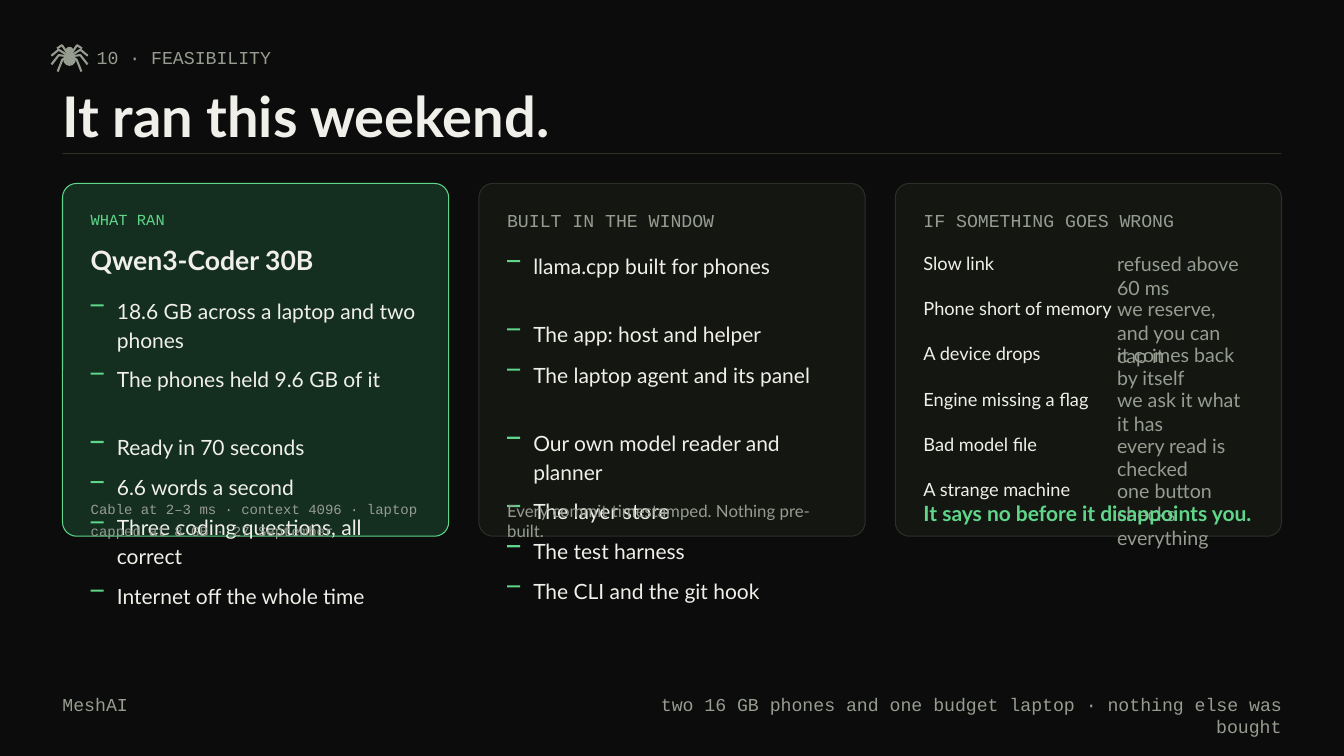
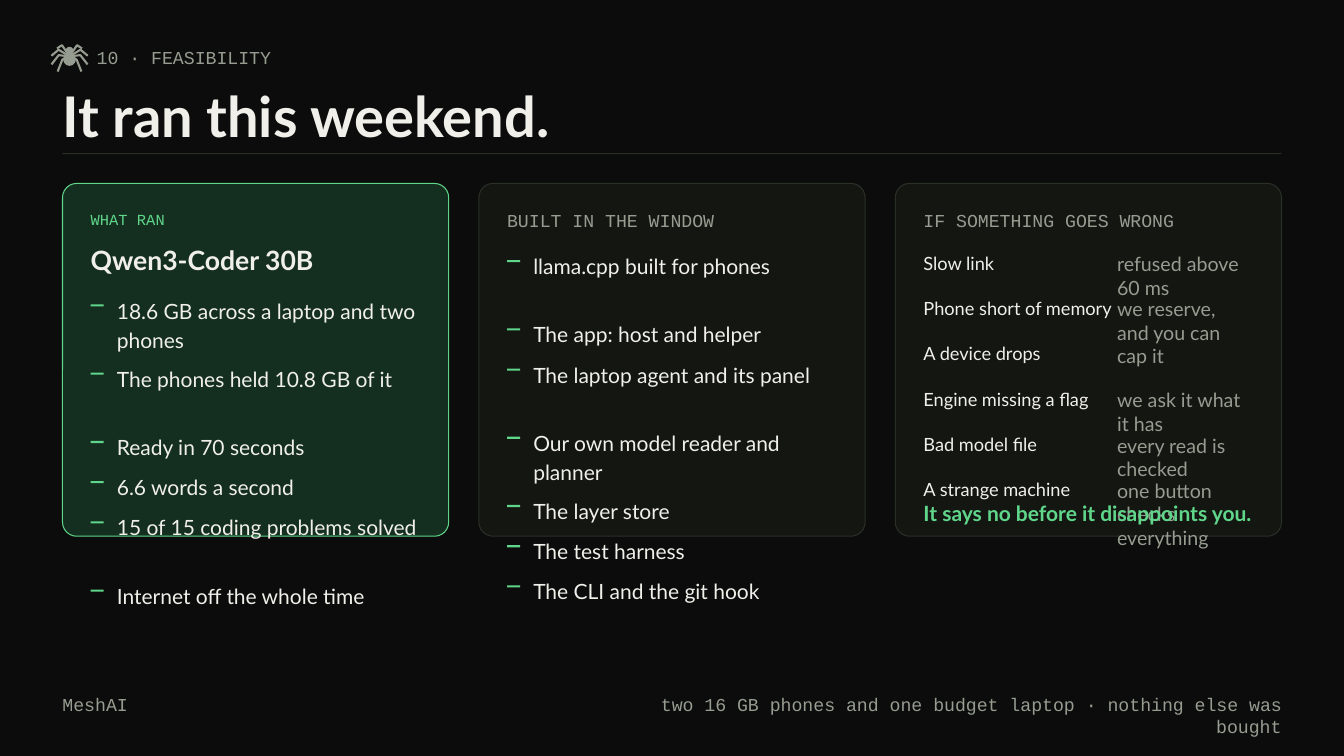
Before and after one commit to prajwal-gunnala/maynards, a slide deck: slide 14 of docs/deck-editable/MeshAI_Deck.pptx. Drawn at 1344x756 pixels with LibreOffice and Linux fonts; fonts in the diff are those of the drawing. Boxes give left, top, right and bottom in pixels: in the first picture for what was removed or moved away, otherwise in the second. Text is boxed around its words. In the diff, an @@ line names an element or a change of style, - is before the commit and + after.

```diff
--- a/docs/deck-editable/MeshAI_Deck.pptx
+++ b/docs/deck-editable/MeshAI_Deck.pptx
@@ text removed at bbox=[1117, 347, 1234, 389] @@
-it comes back by itself
@@ text at bbox=[117, 371, 393, 391]: text changed @@
-The phones held 9.6 GB of it
+The phones held 10.8 GB of it
@@ text removed at bbox=[91, 504, 417, 541] @@
-Cable at 2–3 ms · context 4096 · laptop capped at 8 GB · 27 September
@@ text removed at bbox=[507, 503, 810, 537] @@
-Every commit timestamped. Nothing pre-built.
@@ text at bbox=[117, 519, 416, 539]: text changed @@
-Three coding questions, all correct
+15 of 15 coding problems solved
```
Also in this commit, not shown: 1 other slide changed, 1 slide added, 1 other file.
